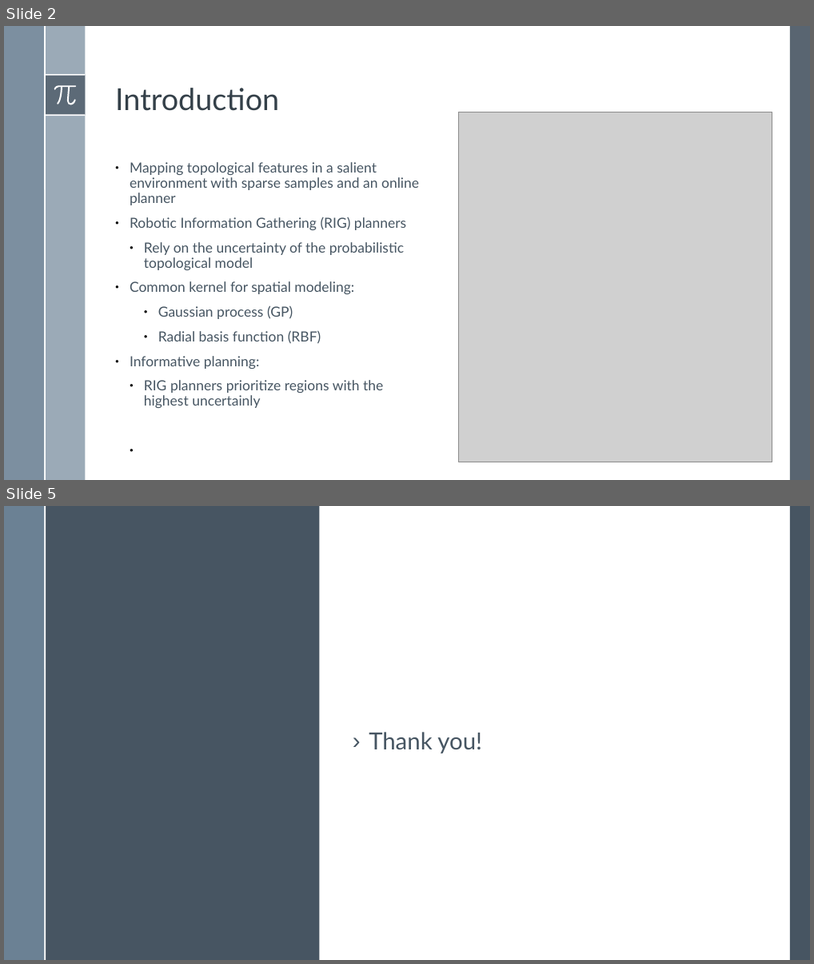
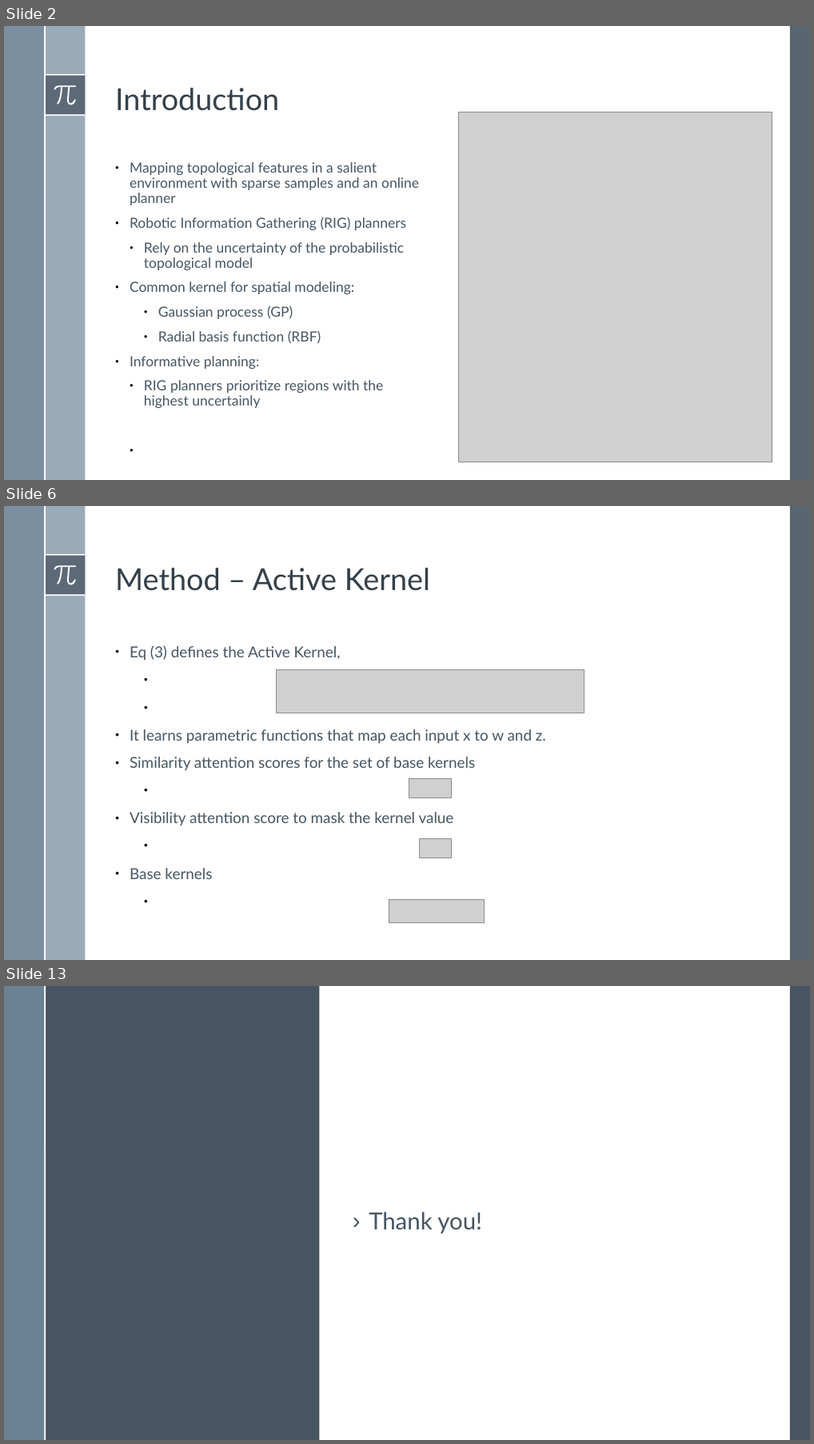
Before and after one commit to BardiaMojra/literature_reviews, a slide deck: ak_attentive_kernel_for_information_gathering/ak_attentive_kernel_for_information_gathering.odp. Shown one above the other, each under a label of ours: slides 2 and 5 before the commit, slides 2, 6 and 13 after it; the slides between them are not shown. The pictures are 814x964 and 814x1444 pixels, drawn with LibreOffice and Linux fonts; fonts in the diff are those of the drawing; grey boxes stand for pictures. Boxes give left, top, right and bottom in pixels: in the first picture for what was removed or moved away, otherwise in the second. Text is boxed around its words. In the diff, an @@ line names an element or a change of style, - is before the commit and + after.

```diff
--- a/ak_attentive_kernel_for_information_gathering/ak_attentive_kernel_for_information_gathering.odp
+++ b/ak_attentive_kernel_for_information_gathering/ak_attentive_kernel_for_information_gathering.odp
@@ slide 6 added at (4, 506, 810, 960), background #FFFFFF; not listed: 8 template elements that a slide beside it also shows @@
@@ text added at (115, 568, 430, 591), 36 pt, text #344049 @@
+Method – Active Kernel
@@ text added at (130, 645, 546, 879), 18 pt, text #465562 @@
+● Eq (3) defines the Active Kernel,
+● It learns parametric functions that map each input x to w and z.
+● Similarity attention scores for the set of base kernels
+● Visibility attention score to mask the kernel value
+● Base kernels
@@ picture added at (276, 669, 585, 712) @@
@@ picture added at (410, 778, 452, 797) @@
@@ picture added at (420, 839, 452, 857) @@
@@ picture added at (389, 900, 484, 922) @@
@@ what was slide 5 is now slide 13 @@
```
Also in this commit, not shown: 2 slides changed, 7 other slides added, 5 other files.
